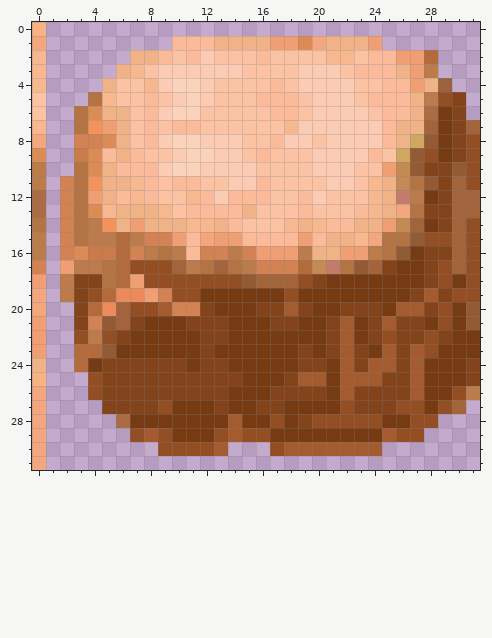
Edited in one commit: pixel-art sprite (StarWars.gmx/sprites/images/spr_DesRoca01_0.png). This is how it looked before the edit.
The file is 32x32 pixels. Colours within 5 levels of each other are drawn and written as one.
After:
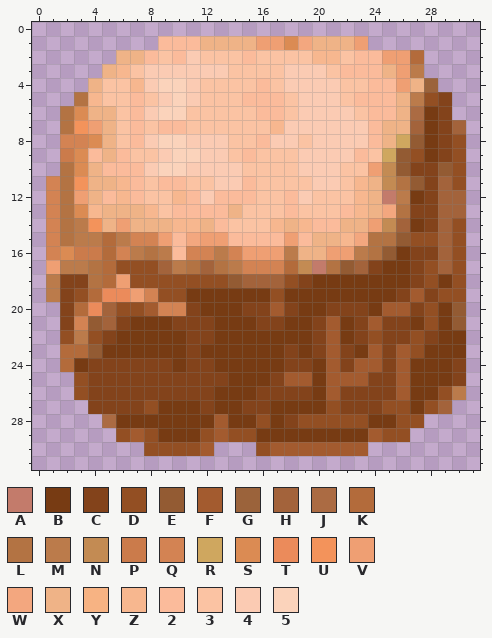
Palette (. is transparent): A #c37b6b  B #773b13  C #83431b  D #934f23  E #935b33  F #a35b2f  G #9b633b  H #a3633b  J #ab6b43  K #b36b3b  L #b37343  M #bb7b4b  N #c38b53  P #cb7b4b  Q #d38353  R #cfa75f  S #db8b53  T #eb8b5b  U #f3935b  V #ef9f73  W #f3a77f  X #efb387  Y #f7b383  Z #f7b78f  2 #fbbb9b  3 #fbc3a3  4 #fbcbb3  5 #fbd3bb
Diff:
Changed rows in their new state; - is an unchanged pixel.
first column x 0:
 0 .-------------------------------
 1 .--------2--X---V-SWX--V.-------
 2 .-----X-23243--23---Z-32-V-K.---
 3 .----XZ34-----3---4--32--XVM.---
 4 .---X3-Z45-43---234---3-2-VXG.--
 5 .--LZ3-234543--2--34--32--XMDC.-
 6 .-LSX-3245-3----2-34---32-XJBC.-
 7 .-LUVX3232-3-----Z4-----2X-HBCH.
 8 .-Q-SX3245-4--3-24-34---2XREBCD.
 9 .-PS2X23-45-4-323--4---23REDBCD.
10 .-LSX2--45-4---3---4--3-VNEC-ED.
11 .QLUX-Z232-3-4-23---4-3ZXNLECHD.
12 .QLVX2Z23-Z242--3-243--ZXAMBCH-.
13 .QLSZX--Z32---X3--23--2ZXWLC-H-.
14 .QLMUXVX--Z-X23--ZXZ2-X-VNHBCHD.
15 .QLM-KMQ-V2WV-2---V2X-ZWL-ED-HD.
16 .QSP-KQMLM2Q-MQV--MX-V-MLEBC-HD.
17 .VM-LKD--HMLHLMQ--KNALEHCB-CDHD.
18 .MC-LKVD------EH--DCB------CDBD.
19 .MCDKT-VQD-B-----DB-------CFCD-.
20 .-CKTHD-FQ-CB--C-FCB-C--BF-CDBE.
21 .-CQEHCB--C--B--C-B-CFBCFC-BDBE.
22 .-DMDCB----C-B------CFBCDC-DCB-.
23 .-K-EB-----CB-----CBCFCBFCFDB--.
24 .-KBC-----BC-B----C-BFCF-CFB--C.
25 .--DC---------B--CF-BF--C-FB--C.
26 .--DC--------B--C---BFC---FB-DM.
27 .---C---DB--CB-C-B---DC--D-BDH.-
28 .----JB------FB-DBCD----B-D-.---
29 .-----DFDB--DFD-B-------FD-.----
30 .-------D---F.--DF------.-------
31 .-------------------------------
Boxes around the changes in both pictures, in picture pixels (x1, y1, x2, y2):
changed: (32, 22, 480, 470)
